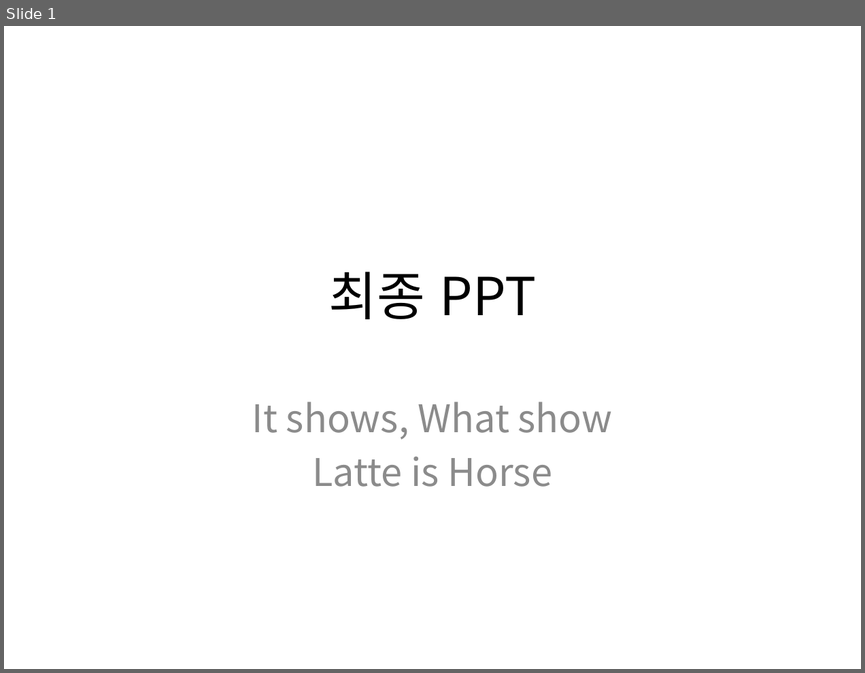
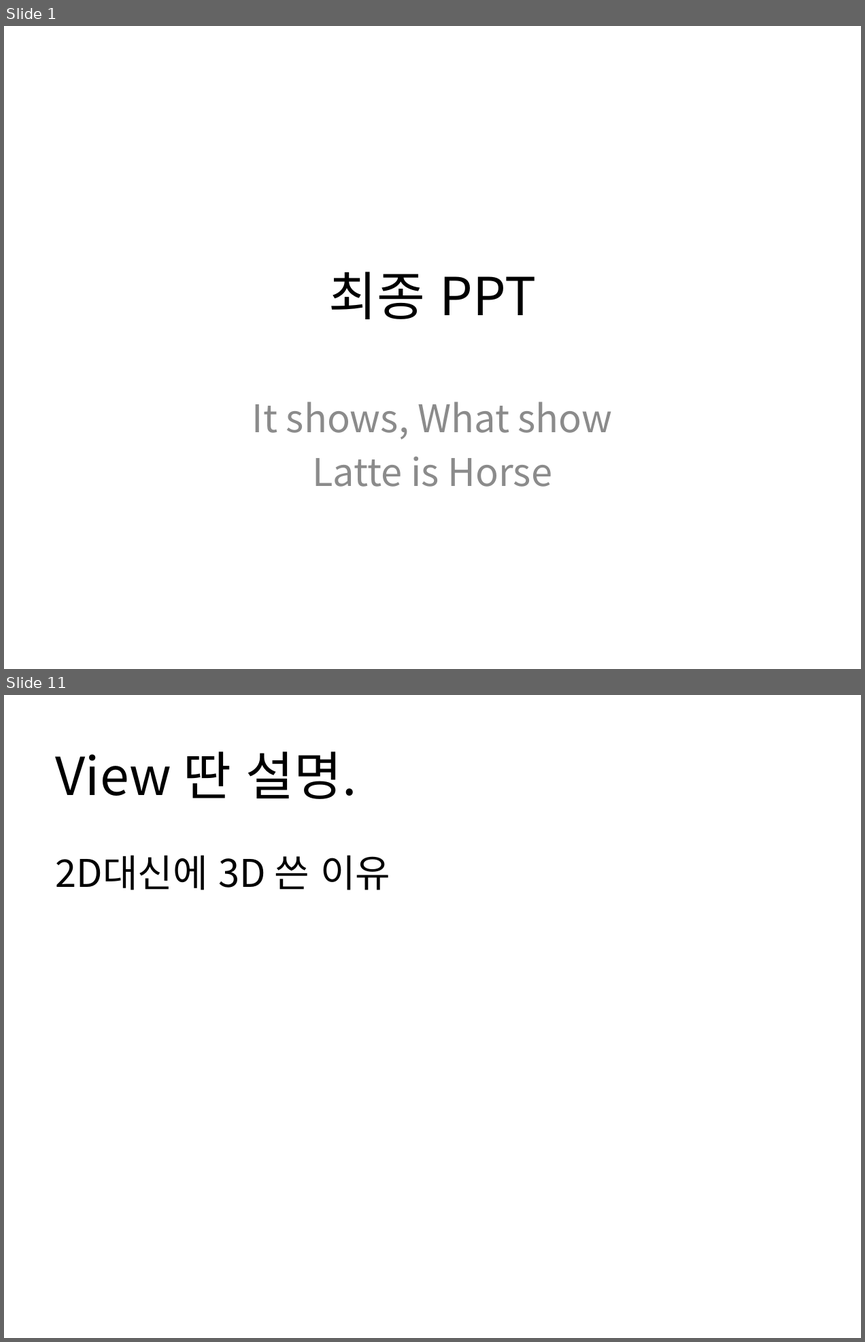
Before and after one commit to HaYongdae/issuewhatshow, a slide deck: doc/최종 PPT.pptx. Shown one above the other, each under a label of ours: slide 1 before the commit, slides 1 and 11 after it; the slides between them are not shown. The pictures are 865x673 and 865x1342 pixels, drawn with LibreOffice and Linux fonts; fonts in the diff are those of the drawing. Boxes give left, top, right and bottom in pixels: in the first picture for what was removed or moved away, otherwise in the second. Text is boxed around its words. In the diff, an @@ line names an element or a change of style, - is before the commit and + after.

```diff
--- a/doc/최종 PPT.pptx
+++ b/doc/최종 PPT.pptx
@@ slide 11 added at (x1=4, y1=695, x2=861, y2=1338), background #FFFFFF @@
@@ title added at (x1=56, y1=751, x2=357, y2=799), 44 pt, text #000000 @@
+View 딴 설명.
@@ text added at (x1=56, y1=855, x2=390, y2=890), 32 pt, text #000000 @@
+2D대신에 3D 쓴 이유
```
Also in this commit, not shown: 10 other slides added.
